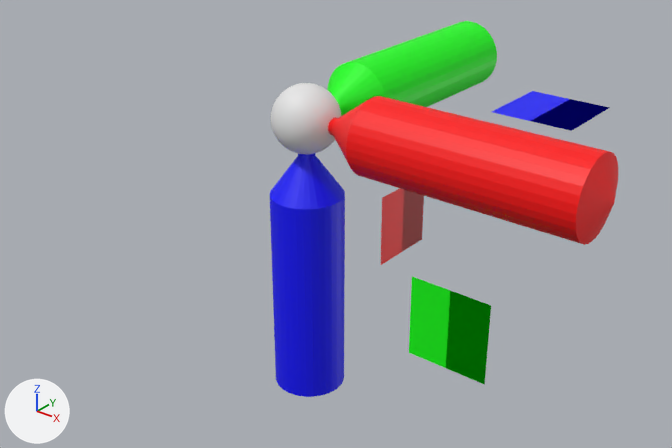
The FBX model Resources/Engine/Models/gizmo-translation.fbx: old version first, new version second.
The view is the same before and after, from a 50 mm camera at (324.0, -378.0, 175.0) aimed at (9.0, 15.0, -69.0). Every picture has the same lights, and +X, +Y and +Z are marked at lower left.

Objects in the first picture: 'ArrowXSelection', 'ArrowYSelection', 'ArrowZSelection', 'CenterSelection', 'PlaneX', 'PlaneY', 'PlaneZ'.
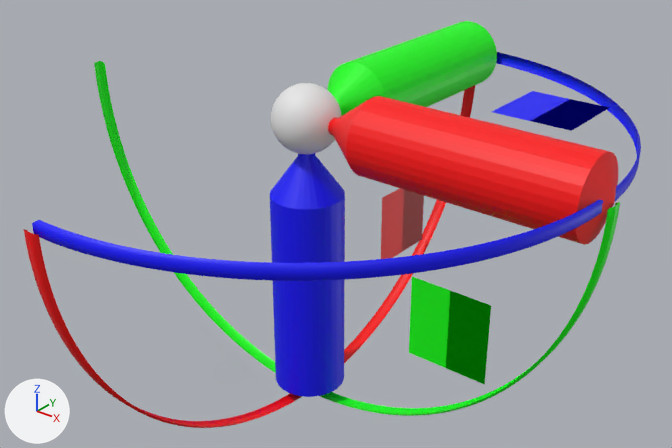
Pixel boxes (x1, y1, x2, y2) of what changed, in the pictures (672 x 448 px):
```json
{"object": "RotateZ", "change": "added", "after": [32, 52, 641, 281], "on screen": "blue"}
{"object": "RotateY", "change": "added", "after": [94, 61, 620, 416], "on screen": "green"}
{"object": "RotateX", "change": "added", "after": [24, 86, 475, 428], "on screen": "red"}
```

The change, as JSON lines over the scene's bpy script:
```json
{"op": "add", "block": "me_rotatey", "code": ["me_rotatey = bpy.data.meshes.new('RotateY')", "me_rotatey.from_pydata(...)  # 645 vertices, 512 faces; spans x -184.0..184.0, y -4.0..4.0, z -184.0..0.0", "me_rotatey.materials.append(mat_green)  # green #00ff00"]}
{"op": "add", "block": "me_rotatez", "code": ["me_rotatez = bpy.data.meshes.new('RotateZ')", "me_rotatez.from_pydata(...)  # 645 vertices, 512 faces; spans x 0.0..180.0, y -180.0..180.0, z -4.0..4.0", "me_rotatez.materials.append(mat_blue)  # blue #0000ff"]}
{"op": "add", "block": "me_rotatex", "code": ["me_rotatex = bpy.data.meshes.new('RotateX')", "me_rotatex.from_pydata(...)  # 645 vertices, 512 faces; spans x -4.0..4.0, y -183.0..183.0, z -183.0..0.0", "me_rotatex.materials.append(mat_red)  # red #ff0000"]}
{"op": "add", "block": "ob_rotatey", "code": ["ob_rotatey = bpy.data.objects.new('RotateY', me_rotatey)", "ob_rotatey.location = (0.0, 0.0, 0.0)"]}
{"op": "add", "block": "ob_rotatez", "code": ["ob_rotatez = bpy.data.objects.new('RotateZ', me_rotatez)", "ob_rotatez.location = (0.0, 0.0, 0.0)"]}
{"op": "add", "block": "ob_rotatex", "code": ["ob_rotatex = bpy.data.objects.new('RotateX', me_rotatex)", "ob_rotatex.location = (0.0, 0.0, 0.0)"]}
```
